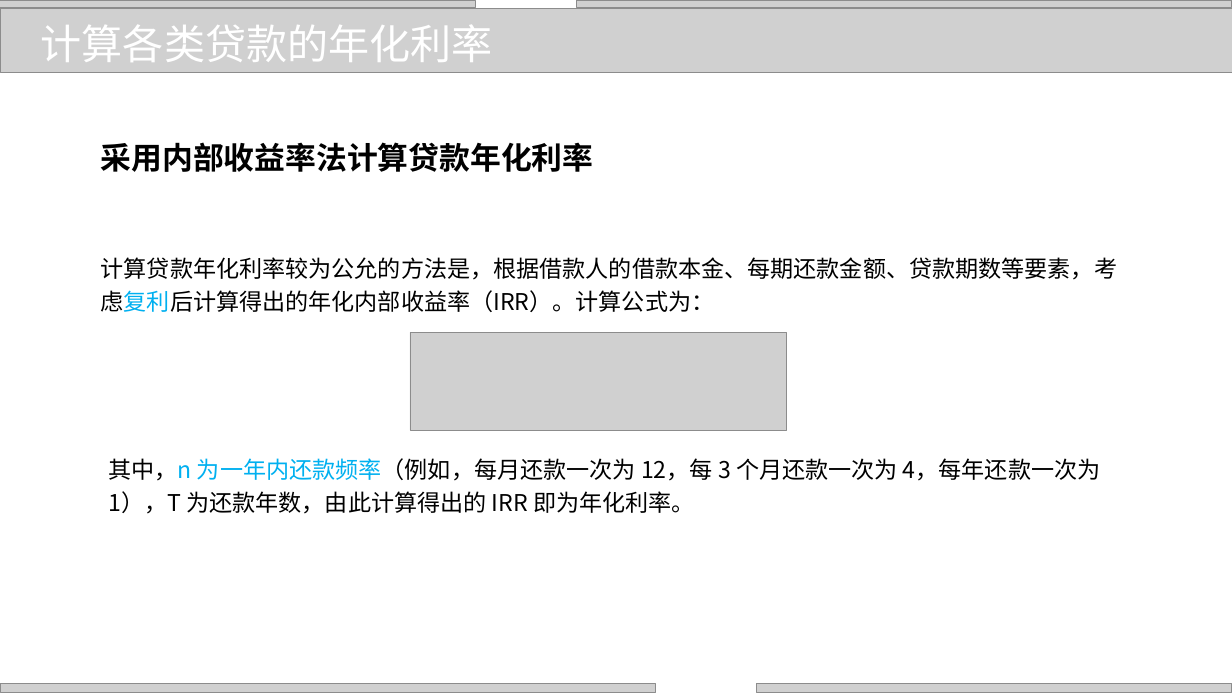
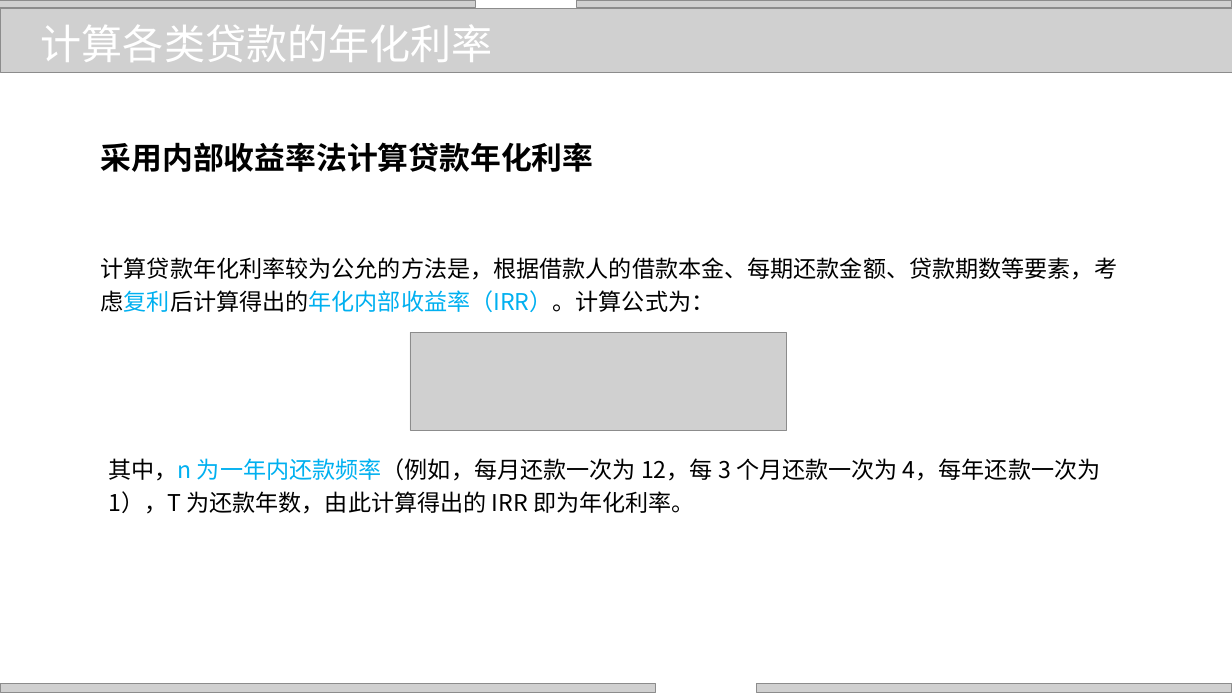
Before and after one commit to zhangjianzhang/internet_credit, a slide deck: slide 25 of files/slides/lecture_17.pptx (slide 26 before the commit). Drawn at 1232x693 pixels with LibreOffice and Linux fonts; fonts in the diff are those of the drawing; grey boxes stand for pictures; background and template pictures are left out. Boxes give left, top, right and bottom in pixels: in the first picture for what was removed or moved away, otherwise in the second. Text is boxed around its words. In the diff, an @@ line names an element or a change of style, - is before the commit and + after.

```diff
--- a/files/slides/lecture_17.pptx
+++ b/files/slides/lecture_17.pptx
@@ text "计算贷款年化利率较为公允的方法是，根据借款人的借款本金、每期还款金额、贷款期数等要素，考虑复利后计算得出的年化内部收益率 ..." at (101, 257, 1117, 312): text colour #000000 to #00B0F0 in "计算贷款年化利率较为公允的方法是，根据借款人的借款本金、每期还款金额、贷款期数等要素，考虑复利后计算得出的年化内部收益率 ..." @@
```
Also in this commit, not shown: 1 other slide changed, 1 slide removed, 6 other files.
